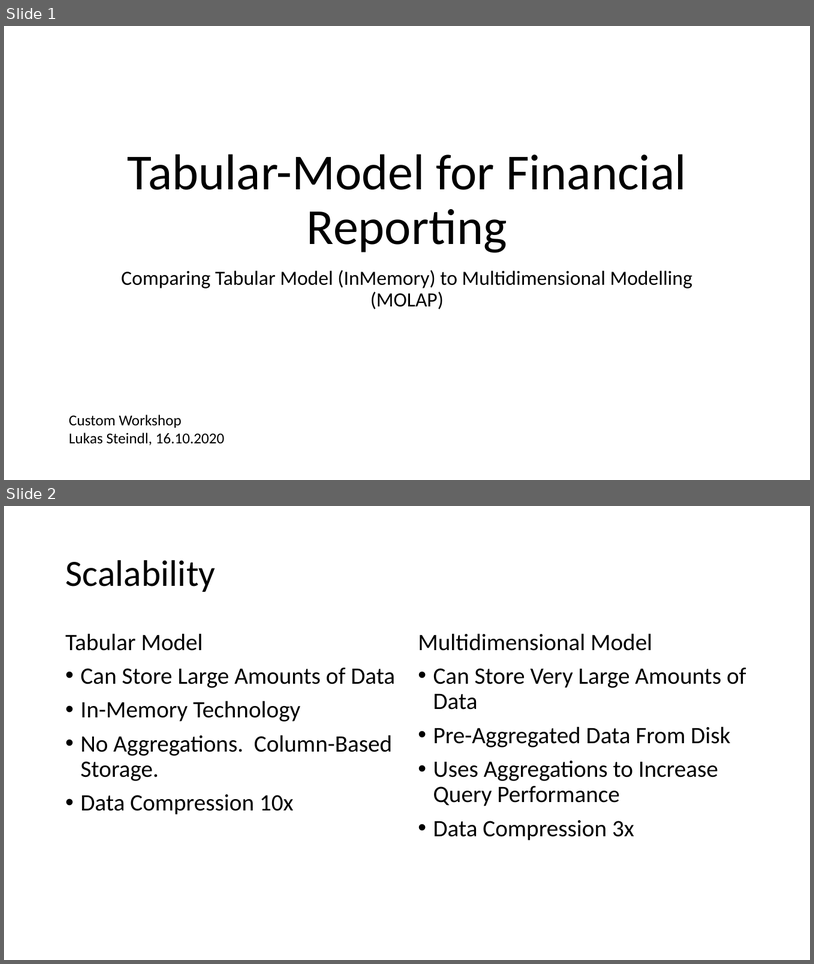
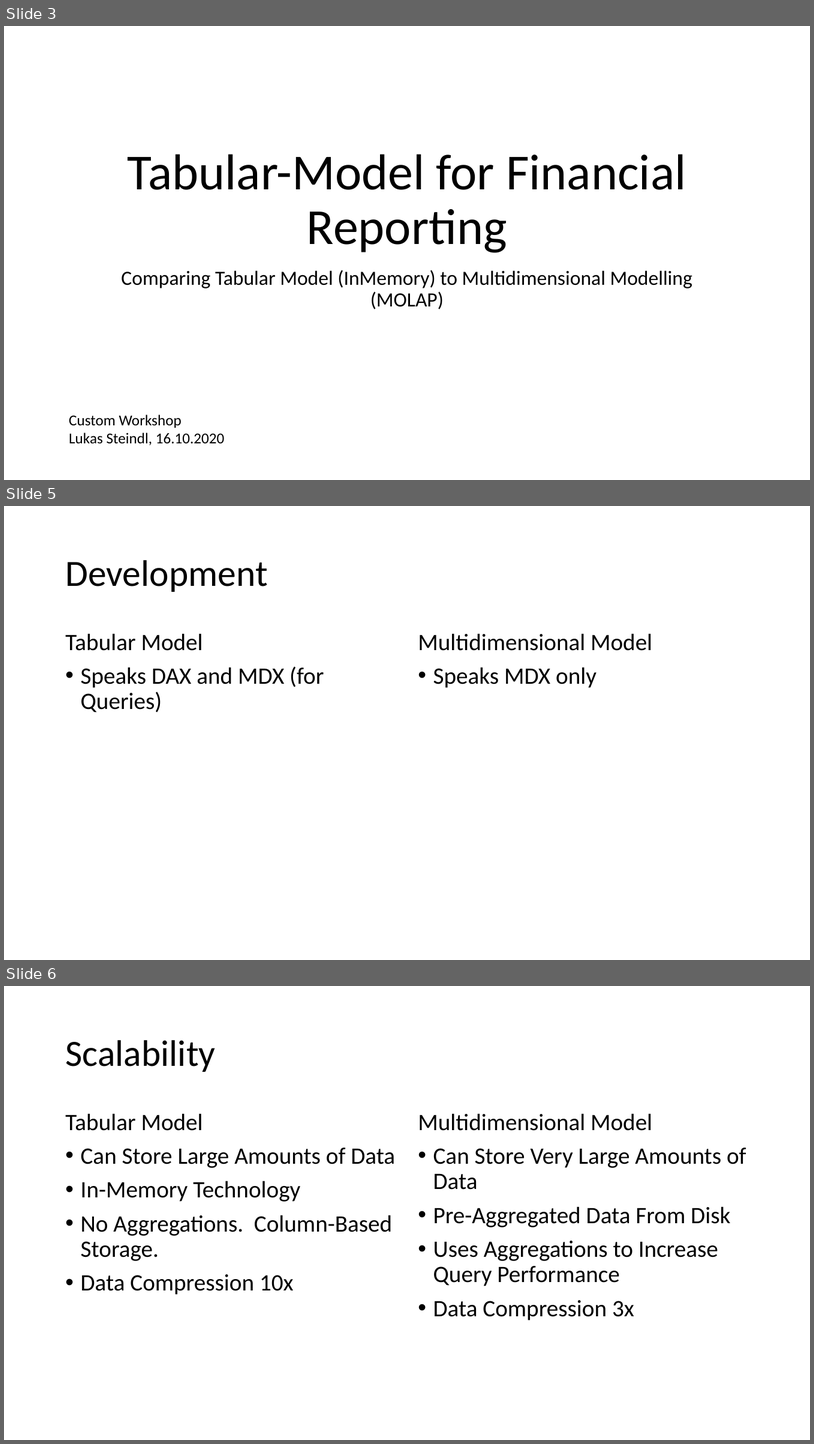
Before and after one commit to LukasSteindl/tabularmodelforfinance, a slide deck: Slides.pptx. Shown one above the other, each under a label of ours: slides 1 and 2 before the commit, slides 3, 5 and 6 after it; the slides between them are not shown. The pictures are 814x964 and 814x1444 pixels, drawn with LibreOffice and Linux fonts; fonts in the diff are those of the drawing. Boxes give left, top, right and bottom in pixels: in the first picture for what was removed or moved away, otherwise in the second. Text is boxed around its words. In the diff, an @@ line names an element or a change of style, - is before the commit and + after.

```diff
--- a/Slides.pptx
+++ b/Slides.pptx
@@ slide 5 added at bbox=[4, 506, 810, 960], background #FFFFFF @@
@@ title added at bbox=[65, 560, 267, 592], 44 pt, text #000000 @@
+Development
@@ text added at bbox=[65, 633, 324, 712], 28 pt, text #000000 @@
+Tabular Model
+• Speaks DAX and MDX (for Queries)
@@ text added at bbox=[418, 633, 653, 688], 28 pt, text #000000 @@
+Multidimensional Model
+• Speaks MDX only
@@ what was slide 1 is now slide 3 @@
@@ what was slide 2 is now slide 6 @@
```
Also in this commit, not shown: 1 slide changed, 10 other slides added, 1 slide removed.
